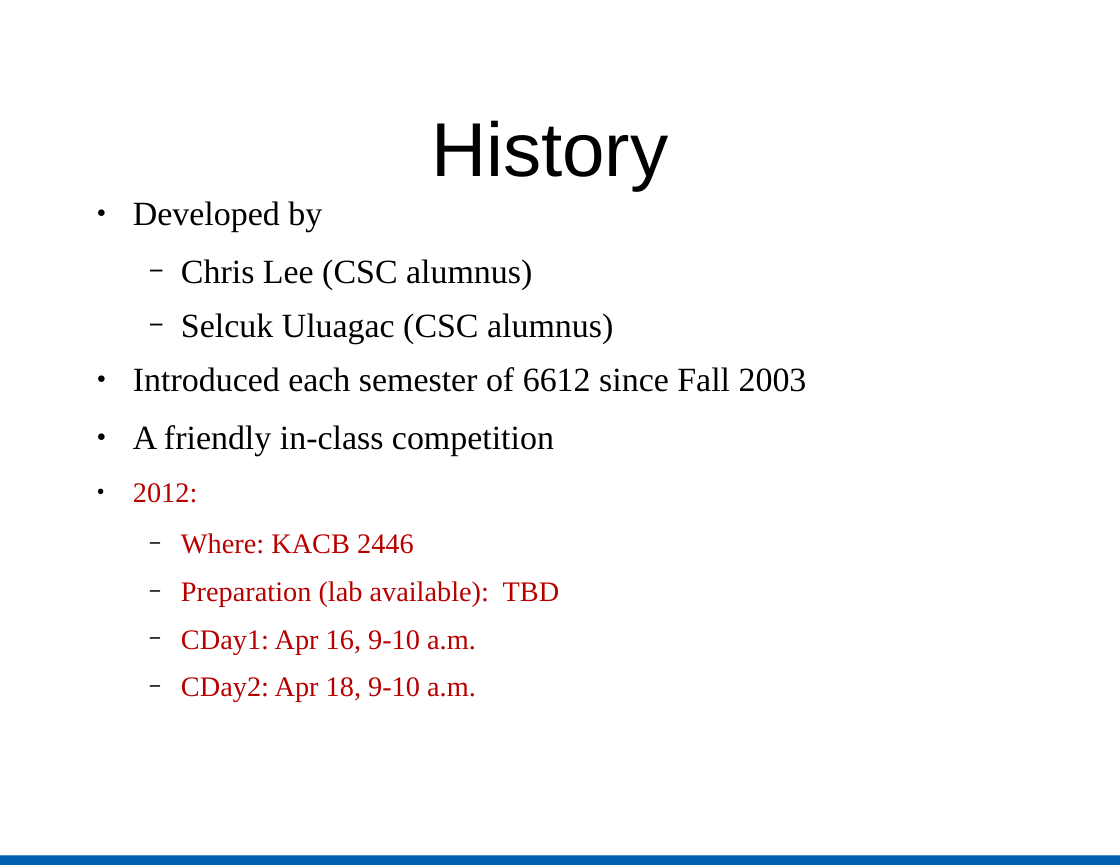
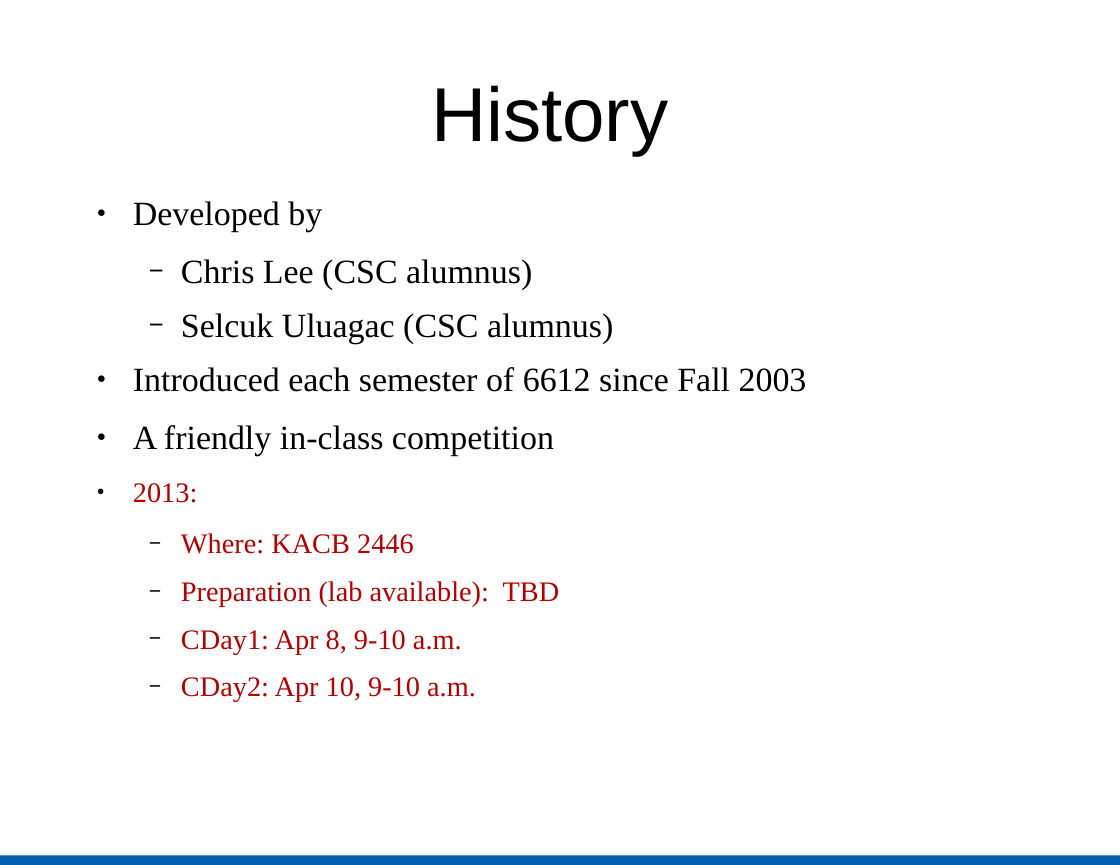
Before and after one commit to troynunnally/NetSecLab, a slide deck: slide 3 of assets/files/NetSecLab.ppt. Drawn at 1120x865 pixels with LibreOffice and Linux fonts; fonts in the diff are those of the drawing. Boxes give left, top, right and bottom in pixels: in the first picture for what was removed or moved away, otherwise in the second. Text is boxed around its words. In the diff, an @@ line names an element or a change of style, - is before the commit and + after.

```diff
--- a/assets/files/NetSecLab.ppt
+++ b/assets/files/NetSecLab.ppt
@@ title "History": place and size @@
-title "History" at [431,120,668,190]
+title "History" at [431,85,668,156]
@@ text at [133,483,197,503]: text changed @@
-● 2012:
+● 2013:
@@ text at [181,630,476,702]: text changed @@
-  − CDay1: Apr 16, 9-10 a.m.
-  − CDay2: Apr 18, 9-10 a.m.
+  − CDay1: Apr 8, 9-10 a.m.
+  − CDay2: Apr 10, 9-10 a.m.
```
Also in this commit, not shown: 19 other slides changed, 2 slides added, 2 slides removed, 6 other files.
